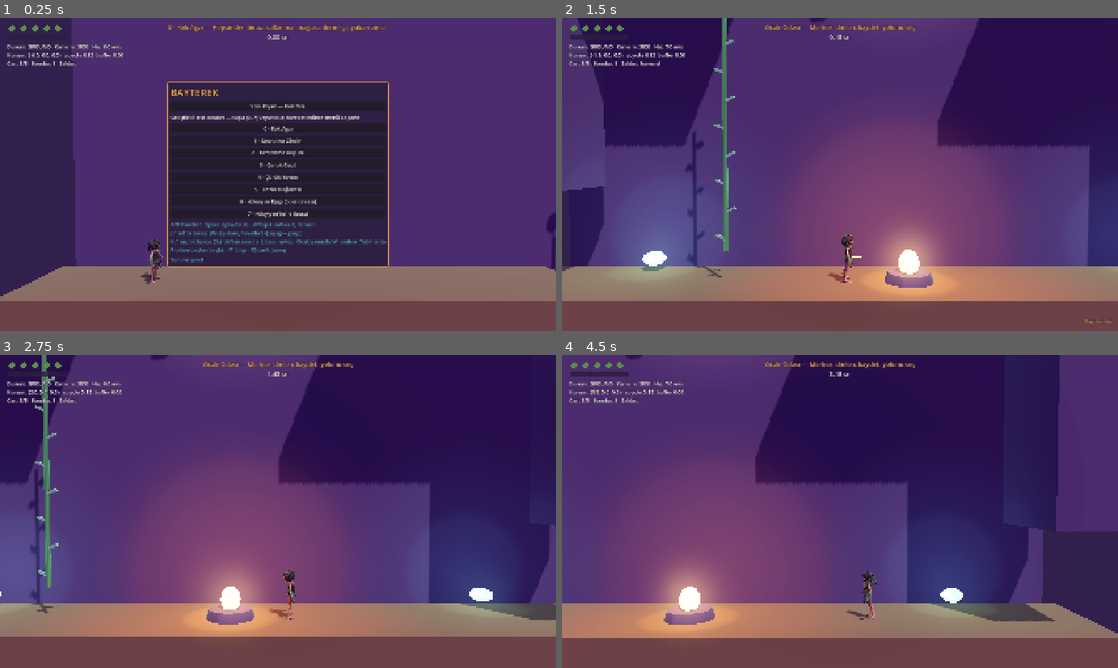
Above: before the commit, frames 1-4 (two rows, left to right).
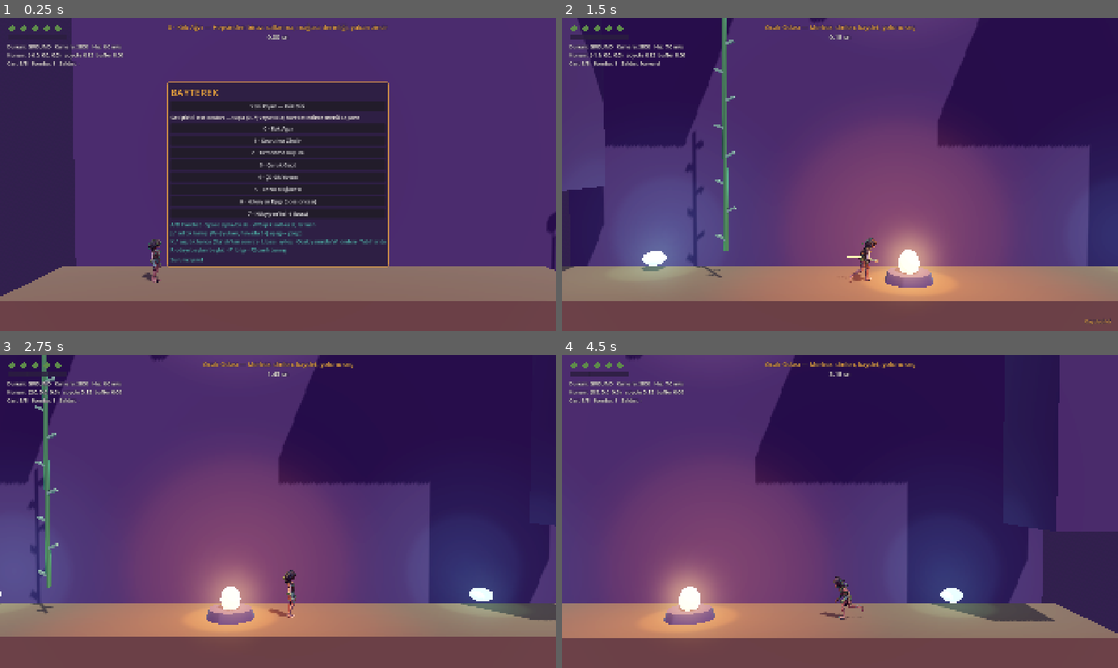
Above: after the commit, the same moments.

Repository: OWalkerr/bayterek
Game: Godot game, scene res://scenes/main/main.tscn
The game is run twice, just before and just after one commit, with the same random seed, the same clock (stepped at 60 frames per second) and the same inputs.
Inputs (mouse positions are in pixels of both pictures, inside the frame that each line leads up to):
- Up to frame 1 (0.25 s): no input
- Up to frame 2 (1.5 s): click "Yeni Oyun — Kök Dibi" at 0.5 s; move the mouse to (962, 158) at 1.27 s; hold D (move_right) from 1.28 s (still down); hold L (heal) from 1.28 s (still down); click (962, 158) at 1.42 s
- Up to frame 3 (2.75 s): tap Space (jump) at 1.52 s; release D (move_right) at 2 s; release L (heal) at 2 s; drag from (166, 527) to (250, 574) at 2.02 s
- Up to frame 4 (4.5 s): move the mouse to (895, 442) at 2.77 s; hold D (move_right) 2.78-3.5 s; hold Shift (grab) 2.78-3.5 s; tap L (heal) at 3.05 s; drag from (812, 574) to (673, 464) at 3.52 s; move the mouse to (1006, 558) at 4.27 s; hold A (move_left) from 4.28 s (still down); hold L (heal) from 4.28 s (still down)

The runs differ from the first frame. In frame 1, 0.2% of the frame differs, in the area x 25-30%, y 70-86%; in frame 2, 0.5%; in frame 3, 0.2%; in frame 4, 0.5%, in the area x 46-57%, y 68-85%.

Commit message:
M7: Alpay animasyonlu (Tripo idle + koşu) — döngü, yerinde koşu, hız eşlemesi
- Kullanıcının yüklediği animasyonlu Tripo GLB eski statik modelin yerine (aynı mesh, 65 kemik)
- PlayerAnimator: klipleri döngülü yapar, koşunun kök hareketini siler (yerinde), doğal hızı ölçer
  (3.56 m/s) ve oynatma hızını oyuncu hızına eşler; klibi olmayan durumda idle + yordamsal poz
- test_m7 +6 kontrol; docs/07 Tripo animasyon notları, 09 durum

Co-Authored-By: Claude Opus 5.5 <noreply@anthropic.com>
Claude-Session: https://claude.ai/code/session_01TgZzkF7pbHmgGC8W9VR8nA

Diff:
--- a/scripts/player/player_animator.gd
+++ b/scripts/player/player_animator.gd
@@ -12,6 +12,17 @@
 
 ## mantıksal ad -> modeldeki klip adı (boşsa mantıksal adın kendisi aranır)
 @export var clip_map: Dictionary = {}
+## Döngülü oynatılacak mantıksal durumlar (Tripo/Mixamo klipleri döngüsüz gelebiliyor).
+@export var looping: Array[StringName] = [&"idle", &"run", &"fall", &"swing", &"climb_up", &"climb_idle", &"heal"]
+## Kökü (Hips) ileri taşıyan klipler "yerinde" oynatılır: yatay kök hareketi silinir, dikey sekme kalır
+## (hareketi kod yönetir — docs/07 §5 "root motion kapalı").
+@export var in_place: Array[StringName] = [&"run"]
+@export var root_bone: String = "mixamorig_Hips"
+## Koşu klibinin doğal hızı (m/s); oynatma hızı = oyuncu hızı / bu (klipten ölçülür, yoksa bu değer).
+@export var run_clip_speed: float = 3.5
+@export var run_speed_scale_range: Vector2 = Vector2(0.6, 2.2)
+## Klibi olmayan durumda modelde oynatılacak yedek klip (+ yordamsal poz).
+@export var fallback_clip: StringName = &"idle"
 @export var blend_time: float = 0.12
 @export var run_lean_deg: float = 8.0
 @export var bob_amount: float = 0.05
@@ -43,6 +54,8 @@
 			if c != null:
 				c.visible = false
 		model_player = model.find_child("AnimationPlayer", true, false) as AnimationPlayer
+	if model_player != null:
+		_prepare_clips()
 	# Klip yoksa yordamsal poz modele (yoksa kapsüle) uygulanır
 	_body = model if model != null else capsule
 	if _body != null:
@@ -92,8 +105,22 @@
 	if next != current:
 		current = next
 		_play_model(next)
+	if model_player != null:
+		# Koşu klibi oyuncu hızına eşlenir (ayak kayması azalır)
+		if current == &"run" and _model_has_clip(&"run"):
+			var speed := Vector2(player.velocity.x, player.velocity.z).length()
+			model_player.speed_scale = clampf(speed / maxf(run_clip_speed, 0.1),
+					run_speed_scale_range.x, run_speed_scale_range.y)
+		else:
+			model_player.speed_scale = 1.0
 	if not _model_has_clip(current) and _body != null:
 		_procedural(delta)
+	elif _body != null and model != null:
+		# Klip oynarken yordamsal pozu yumuşakça sıfırla
+		var k := minf(1.0, 14.0 * delta)
+		_body.scale = _body.scale.lerp(_base_scale, k)
+		_body.rotation = _body.rotation.lerp(Vector3.ZERO, k)
+		_body.position = _body.position.lerp(_base_pos, k)
 
 
 ## Yordamsal pozun uygulandığı düğüm (model ya da kapsül).
@@ -109,8 +136,54 @@
 	if model_player == null:
 		return
 	var clip: StringName = clip_map.get(anim, anim)
-	if model_player.has_animation(clip):
+	if not model_player.has_animation(clip):
+		clip = clip_map.get(fallback_clip, fallback_clip)
+	if model_player.has_animation(clip) and model_player.current_animation != clip:
 		model_player.play(clip, blend_time)
+
+
+## Şu an modelde oynayan klip (yoksa "").
+func get_playing_clip() -> StringName:
+	return StringName(model_player.current_animation) if model_player != null else &""
+
+
+## Klipleri hazırla: döngü, yerinde oynatma, koşu klibinin doğal hızını ölç.
+func _prepare_clips() -> void:
+	for logical: StringName in looping:
+		var clip: StringName = clip_map.get(logical, logical)
+		if model_player.has_animation(clip):
+			model_player.get_animation(clip).loop_mode = Animation.LOOP_LINEAR
+	var skeleton := model.find_child("Skeleton3D", true, false) as Skeleton3D
+	for logical: StringName in in_place:
+		var clip: StringName = clip_map.get(logical, logical)
+		if not model_player.has_animation(clip) or skeleton == null:
+			continue
+		var anim := model_player.get_animation(clip)
+		var track := _find_bone_track(anim, root_bone)
+		if track < 0:
+			continue
+		var n := anim.track_get_key_count(track)
+		if n < 2:
+			continue
+		var first: Vector3 = anim.track_get_key_value(track, 0)
+		var last: Vector3 = anim.track_get_key_value(track, n - 1)
+		var travel := Vector2(last.x - first.x, last.z - first.z).length()
+		if logical == &"run" and travel > 0.01 and anim.length > 0.0:
+			# Klibin doğal hızı (model ölçeğiyle): oynatma hızını oyuncu hızına eşlemek için
+			run_clip_speed = travel / anim.length   # import root_scale izlere de uygulanır → metre
+		for i in n:
+			var v: Vector3 = anim.track_get_key_value(track, i)
+			anim.track_set_key_value(track, i, Vector3(first.x, v.y, first.z))
+
+
+func _find_bone_track(anim: Animation, bone: String) -> int:
+	for t in anim.get_track_count():
+		if anim.track_get_type(t) != Animation.TYPE_POSITION_3D:
+			continue
+		var path := String(anim.track_get_path(t))
+		if path.ends_with(":" + bone):
+			return t
+	return -1
 
 
 ## Kapsül greybox animasyonu: okunur poz farkları (docs/07 model gelene kadar).
--- a/tests/test_m7.gd
+++ b/tests/test_m7.gd
@@ -209,6 +209,17 @@
 	var r := ModelValidator.validate_scene(model, "char_alpay_tripo.glb")
 	_check("model: oyundaki Alpay ölçüsü doğru (1.6 m, +Z, bütçe)", r["ok"], ModelValidator.format_report(r))
 	_check("model: stilize shader'a çevrildi", _count_unstylized(model) == 0, "")
+	var ap := anim.model_player
+	_check("model: idle + run klipleri, döngülü", ap != null and ap.has_animation(&"idle") and ap.has_animation(&"run") \
+			and ap.get_animation(&"run").loop_mode == Animation.LOOP_LINEAR and ap.get_animation(&"idle").loop_mode == Animation.LOOP_LINEAR, "")
+	if ap != null and ap.has_animation(&"run"):
+		var run := ap.get_animation(&"run")
+		var t := run.find_track(NodePath("Armature/Skeleton3D:mixamorig_Hips"), Animation.TYPE_POSITION_3D)
+		var a: Vector3 = run.track_get_key_value(t, 0)
+		var b: Vector3 = run.track_get_key_value(t, run.track_get_key_count(t) - 1)
+		_check("model: koşu yerinde (kök yatayda kaymıyor)", Vector2(b.x - a.x, b.z - a.z).length() < 0.001, "")
+		_check("model: koşu klibinin doğal hızı ölçüldü", anim.run_clip_speed > 2.0 and anim.run_clip_speed < 6.0,
+				"%.2f m/s" % anim.run_clip_speed)
 
 
 func _test_animator() -> void:
@@ -218,15 +229,24 @@
 	_teleport(Vector3(-6.0, 0.05, 0.0))
 	await _frames(20)
 	_check("anim: yerde duran → idle", anim.current == &"idle", str(anim.current))
+	if anim.model_player != null:
+		_check("anim: modelde idle klibi oynuyor", anim.get_playing_clip() == &"idle", str(anim.get_playing_clip()))
 	Input.action_press(&"move_right")
 	await _frames(20)
 	var body := anim.get_procedural_target()
-	_check("anim: koşu → run + öne eğilme (yordamsal)", anim.current == &"run" and body.rotation.x > 0.05,
-			"%s eğim=%.2f" % [anim.current, body.rotation.x])
+	if anim.model_player != null:
+		_check("anim: koşu → modelde run klibi, hız eşlemesi", anim.current == &"run" and anim.get_playing_clip() == &"run" \
+				and anim.model_player.speed_scale > 1.2, "klip=%s hız×%.2f" % [anim.get_playing_clip(), anim.model_player.speed_scale])
+	else:
+		_check("anim: koşu → run + öne eğilme (yordamsal)", anim.current == &"run" and body.rotation.x > 0.05,
+				"%s eğim=%.2f" % [anim.current, body.rotation.x])
 	Input.action_release(&"move_right")
 	Input.action_press(&"jump")
 	await _frames(6)
 	_check("anim: zıplama → jump_up", anim.current == &"jump_up", str(anim.current))
+	if anim.model_player != null:
+		_check("anim: klibi olmayan durumda yedek klip (idle) + yordamsal poz",
+				anim.get_playing_clip() == &"idle", str(anim.get_playing_clip()))
 	for i in 60:
 		await _frames(1)
 		if _player.velocity.y < -1.0:
Binary file removed: assets/models/characters/alpay/anims/char_alpay_tripo.glb
Binary file changed: assets/models/characters/alpay/char_alpay_tripo.glb
Not shown, changed: docs/07_ART_PIPELINE.md
Not shown, changed: docs/09_ROADMAP.md
